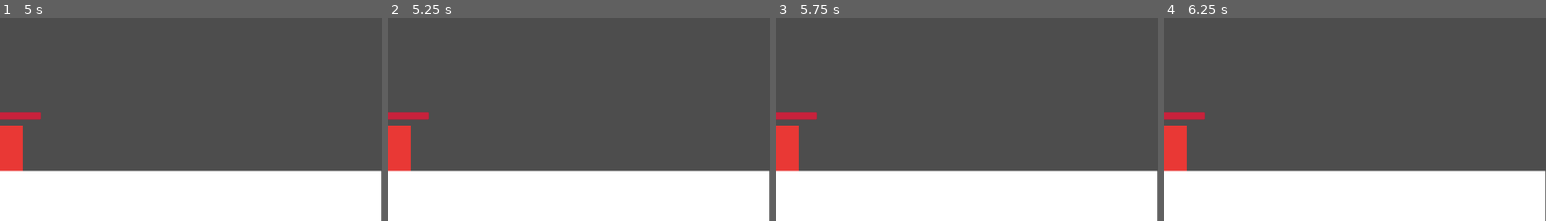
Above: before the commit, frames 1-4 (left to right).
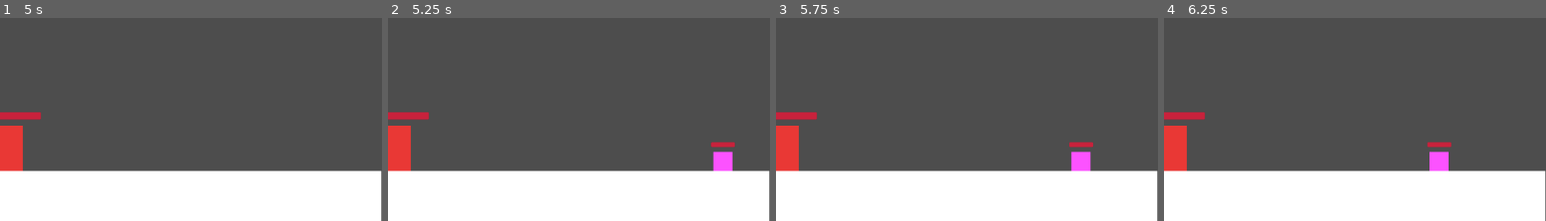
Above: after the commit, the same moments.

Repository: Caneris/Foxhold
Game: Godot game, scene res://scenes/main.tscn
The game is run twice, just before and just after one commit, with the same random seed, the same clock (stepped at 60 frames per second) and the same inputs.
Inputs (mouse positions are % of the whole screen's width and height, from its top left):
- Up to frame 1 (5 s): tap Enter at 0.5, 2, 3.5 s; drag from (50, 82) to (60, 24) at 0.52 s; tap Space at 1.25, 2.75, 4.25 s; drag from (35, 87) to (45, 68) at 1.27 s; move the mouse to (60, 24) at 2.02 s; click (60, 24) at 2.17 s; drag from (45, 68) to (20, 31) at 2.77 s; move the mouse to (80, 63) at 3.52 s; click (80, 63) at 3.67 s; drag from (20, 31) to (50, 82) at 4.27 s
- Up to frame 2 (5.25 s): move the mouse to (55, 47) at 5.02 s; click (55, 47) at 5.17 s
- Up to frame 3 (5.75 s): no input
- Up to frame 4 (6.25 s): drag from (35, 21) to (30, 52) at 5.77 s
The pictures show only the part of the screen within x 50-100%, y 50-100%; the shares and areas given below are measured in that part.

Frame 1 is identical in both runs. In frame 2, 0.7% of the frame differs, in the area x 84-91%, y 61-76%; in frame 3, 0.7%; in frame 4, 0.7%.
Error before the commit: Cannot call method 'stop' on a null value. (res://scripts/enemy_spawner.gd:30)

Commit message:
spawn and break timer debugging*

Diff:
--- a/scenes/enemy_spawner.tscn
+++ b/scenes/enemy_spawner.tscn
@@ -6,6 +6,5 @@
 [node name="EnemySpawner" type="Node2D"]
 script = ExtResource("1_ks1gq")
 enemy_scene = ExtResource("2_devoi")
-spawn_interval = 0.5
+spawn_interval = 10.0
 spawn_points_path = Array[NodePath]([NodePath(""), NodePath("")])
-spawn_timer_one_shot = true
--- a/scripts/enemy_spawner.gd
+++ b/scripts/enemy_spawner.gd
@@ -1,7 +1,7 @@
 extends Node2D
 
 @export var enemy_scene : PackedScene
-@export var spawn_interval : float = 2.0
+@export var spawn_interval : float = 20.0
 @export var break_interval : float = 5.0
 @export var spawn_points_path : Array[NodePath] = []
 @export var enemy_container_path : NodePath
@@ -22,12 +22,14 @@
 
 func _ready() -> void:
 	initiate_spawn_timer()
+	initiate_break_timer()
 	initiate_node_paths()
 	start_wave()
 
 
 func start_wave() -> void:
-	break_timer.stop()
+	if not break_timer.is_stopped():
+		break_timer.stop()
 	wave_number += 1
 	n_this_wave = roundi(n_base * (1+enemy_growth_rate)**(wave_number - 1))
 	print("n this wave: " + str(n_this_wave))
